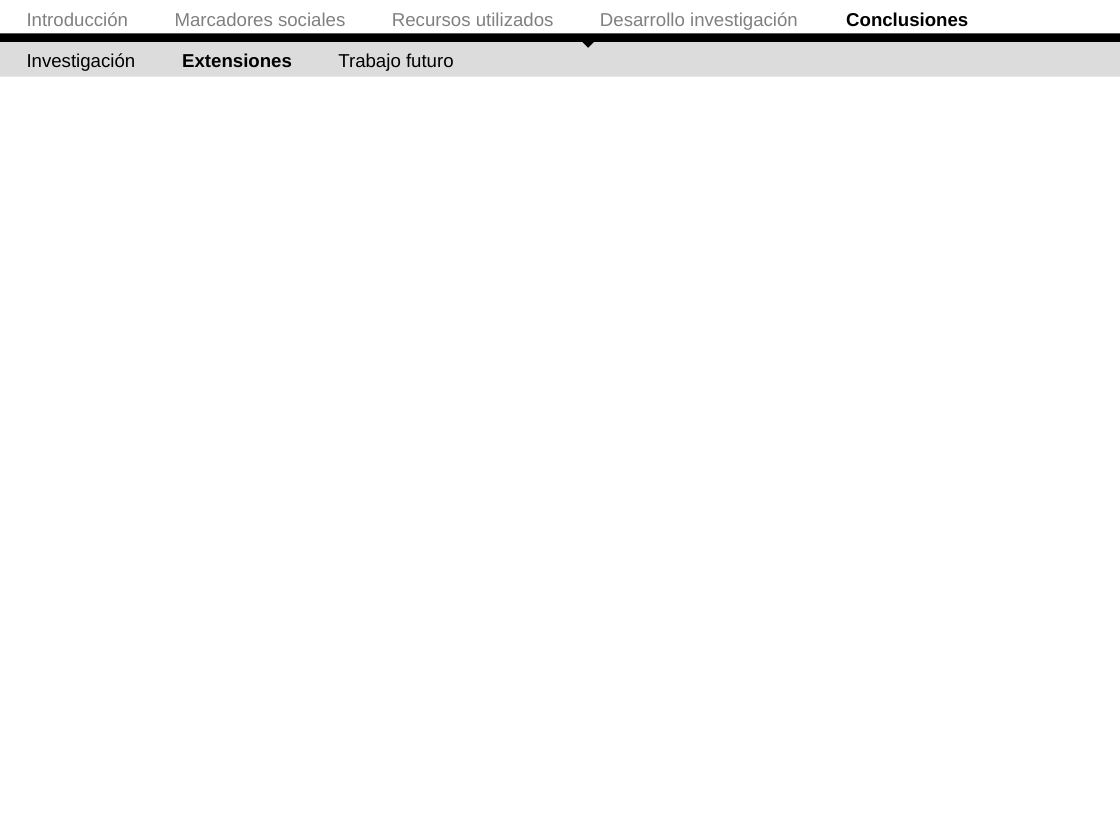
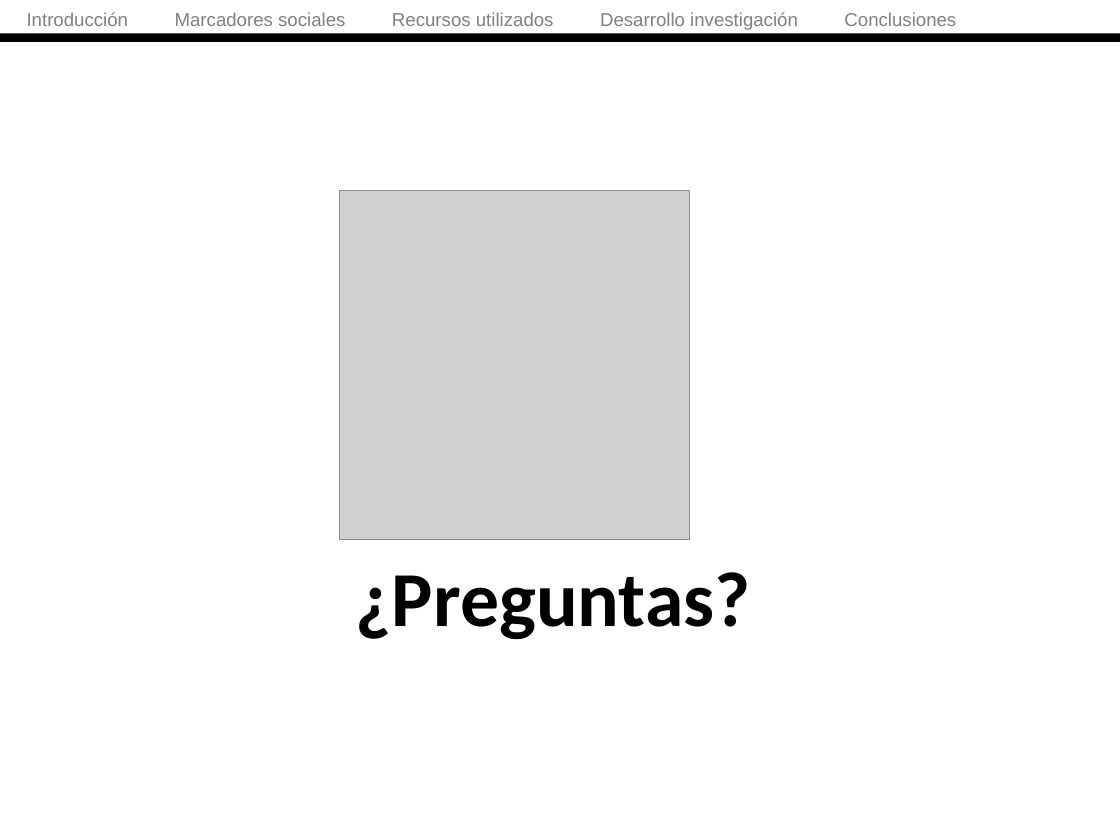
Before and after one commit to ak907kenai/nicotournetesis, a slide deck: slide 65 of docs_trunk/Nicolás Tourné - Presentación Tesis (v2).ppt (slide 62 before the commit). Drawn at 1120x840 pixels with LibreOffice and Linux fonts; fonts in the diff are those of the drawing; grey boxes stand for pictures. Boxes give left, top, right and bottom in pixels: in the first picture for what was removed or moved away, otherwise in the second. Text is boxed around its words. In the diff, an @@ line names an element or a change of style, - is before the commit and + after.

```diff
--- a/docs_trunk/Nicolás Tourné - Presentación Tesis (v2).ppt
+++ b/docs_trunk/Nicolás Tourné - Presentación Tesis (v2).ppt
@@ text "Introducción Marcadores sociales Recursos utilizados ..." at box(27, 12, 956, 30): text colour #000000 to #808080, bold off in "Conclusiones" @@
@@ right triangle removed at box(575, 23, 601, 49) @@
@@ rectangle removed at box(0, 41, 1120, 77) @@
@@ text removed at box(27, 53, 454, 71) @@
-Investigación Extensiones Trabajo futuro
@@ picture added at box(339, 190, 690, 539) @@
@@ text added at box(356, 572, 751, 640), 50 pt, text #000000, bold @@
+¿Preguntas?
```
Also in this commit, not shown: 6 other slides changed, 3 slides added.
